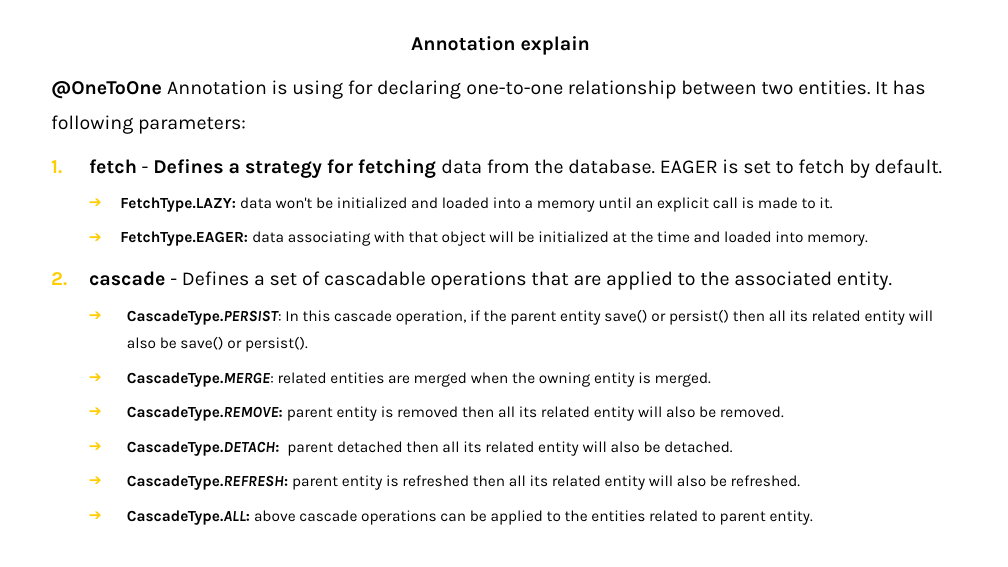
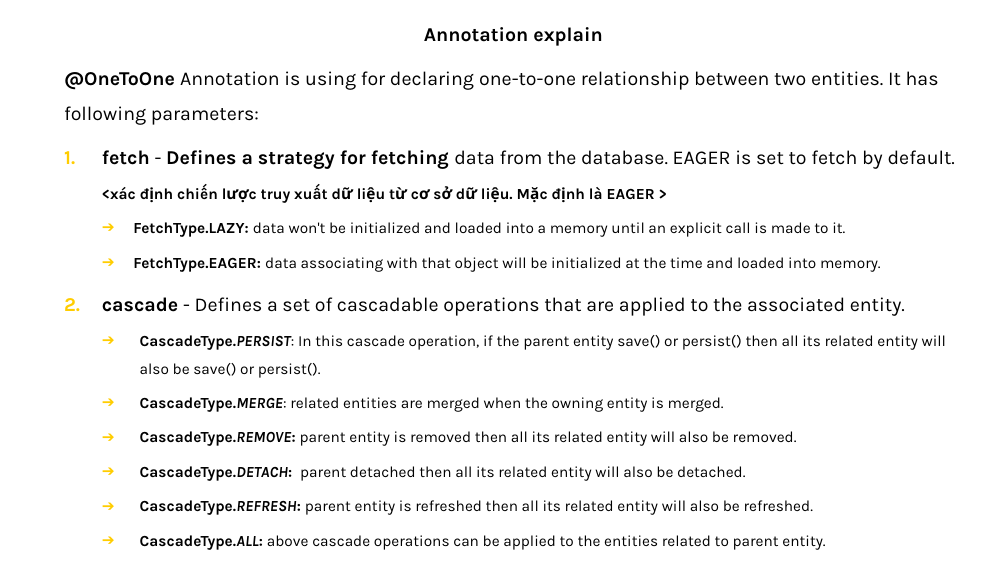
Before and after one commit to phankhacdien/BackEnd-Web-Dev-Study, a slide deck: slide 37 of DOC/4, Spring FrameWork/09-09-2021_Spring_JPA_Hibernate.pptx. Drawn at 1008x567 pixels with LibreOffice and Linux fonts; fonts in the diff are those of the drawing. Boxes give left, top, right and bottom in pixels: in the first picture for what was removed or moved away, otherwise in the second. Text is boxed around its words. In the diff, an @@ line names an element or a change of style, - is before the commit and + after.

```diff
--- a/DOC/4, Spring FrameWork/09-09-2021_Spring_JPA_Hibernate.pptx
+++ b/DOC/4, Spring FrameWork/09-09-2021_Spring_JPA_Hibernate.pptx
@@ text "Annotation explain": place and size @@
-text "Annotation explain" at <box>51,36,942,525</box>
+text "Annotation explain" at <box>64,27,955,550</box>
@@ text at <box>102,187,655,203</box>: paragraph added @@
+  <xác định chiến lược truy xuất dữ liệu từ cơ sở dữ liệu. Mặc định là EAGER >
```
Also in this commit, not shown: 1 other slide changed, 28 other files.
